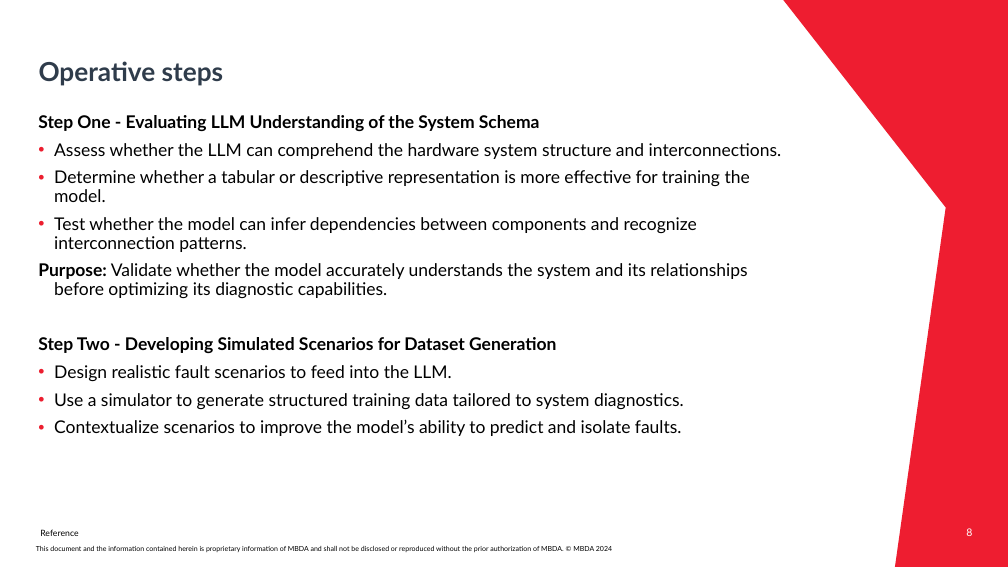
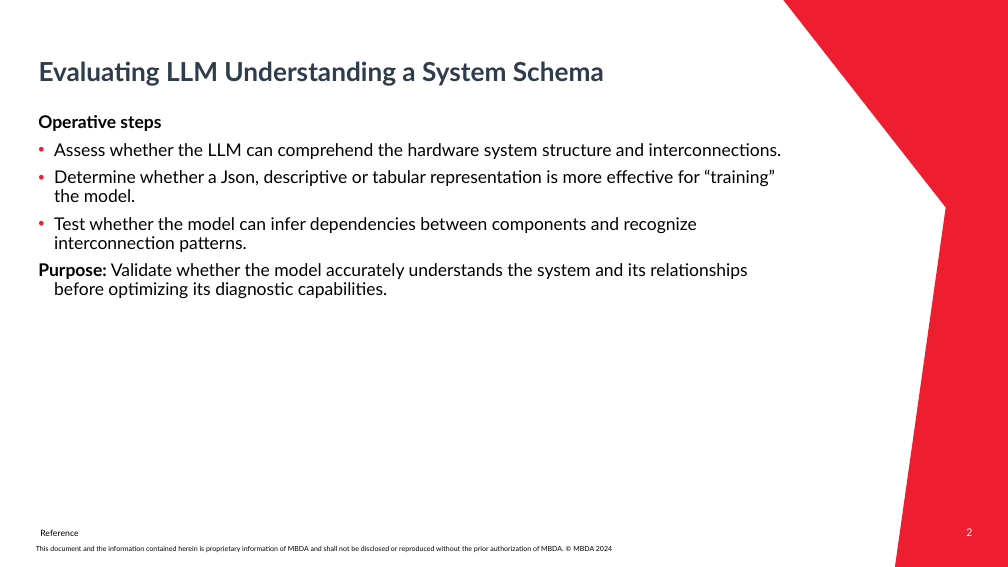
Before and after one commit to Mqtth3w/master-thesis-mbda-unipr, a slide deck: slide 2 of prompts_engineering/ICL_MBDA_Thesis_Gianvenuti.pptx (slide 8 before the commit). Drawn at 1008x567 pixels with LibreOffice and Linux fonts; fonts in the diff are those of the drawing; background and template pictures are left out. Boxes give left, top, right and bottom in pixels: in the first picture for what was removed or moved away, otherwise in the second. Text is boxed around its words. In the diff, an @@ line names an element or a change of style, - is before the commit and + after.

```diff
--- a/prompts_engineering/ICL_MBDA_Thesis_Gianvenuti.pptx
+++ b/prompts_engineering/ICL_MBDA_Thesis_Gianvenuti.pptx
@@ title at [39, 61, 604, 86]: text changed @@
-Operative steps
+Evaluating LLM Understanding a System Schema
@@ text at [38, 115, 161, 131]: text changed @@
-Step One - Evaluating LLM Understanding of the System Schema
+Operative steps
@@ text at [54, 169, 775, 202]: text changed @@
-• Determine whether a tabular or descriptive representation is more effective for training the model.
+• Determine whether a Json, descriptive or tabular representation is more effective for “training” the model.
@@ text at [38, 337, 684, 436]: paragraphs removed @@
-Step Two - Developing Simulated Scenarios for Dataset Generation
-• Design realistic fault scenarios to feed into the LLM.
-• Use a simulator to generate structured training data tailored to system diagnostics.
-• Contextualize scenarios to improve the model’s ability to predict and isolate faults.
@@ page number at [966, 528, 972, 536]: text changed @@
-8
+2
```
Also in this commit, not shown: 2 other slides changed, 1 slide removed.
